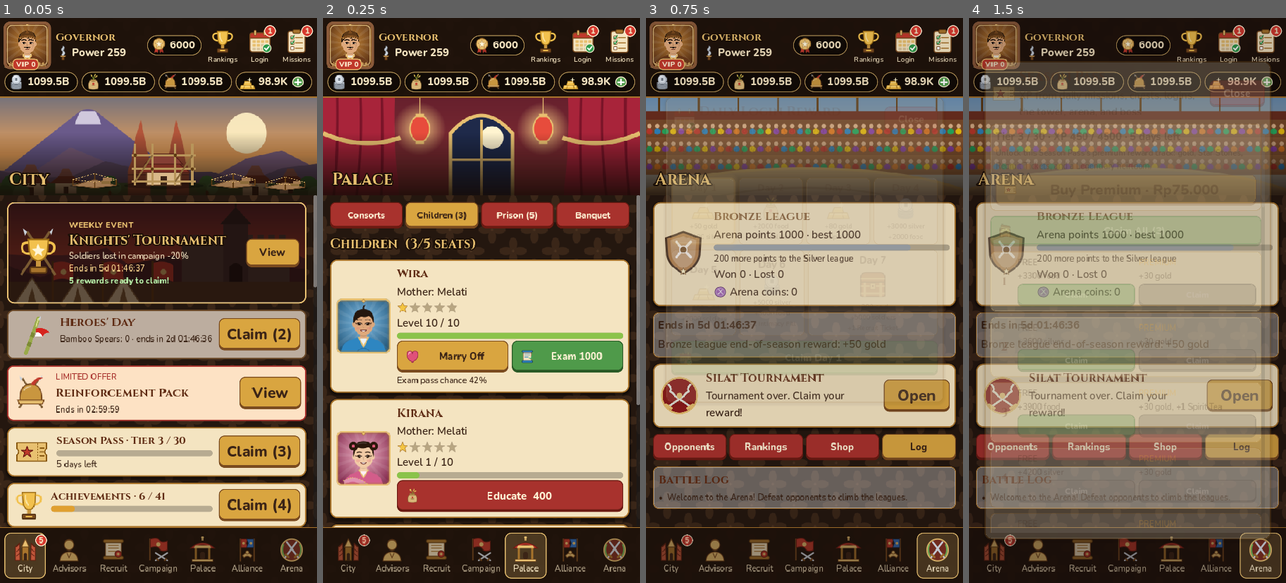
Above: before the commit, frames 1-4 (left to right).
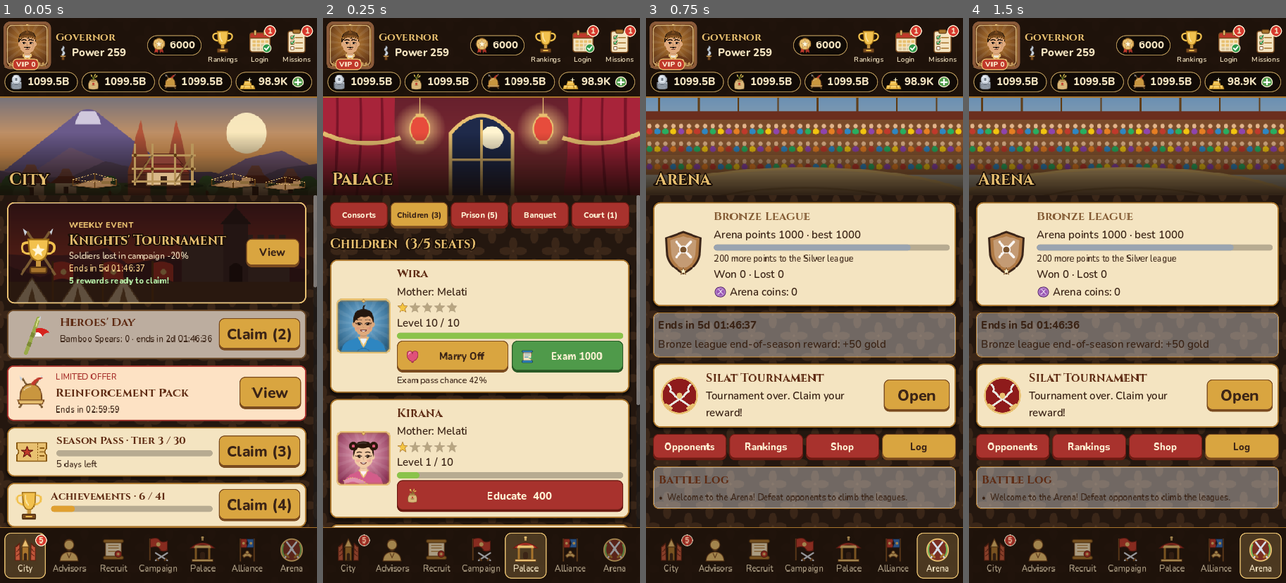
Above: after the commit, the same moments.

Repository: microaltech/tlg
Game: Godot game, scene res://tools/i18n_check.tscn
The game is run twice, just before and just after one commit, with the same random seed, the same clock (stepped at 60 frames per second) and the same inputs. This scene is started directly instead of the project's main scene.
Inputs (mouse positions are in pixels of both pictures, inside the frame that each line leads up to):
- Up to frame 1 (0.05 s): no input
- Up to frame 2 (0.25 s): no input
- Up to frame 3 (0.75 s): click (703, 464) at 0.5 s, where only the run after the commit has a clickable "Ready, let's go to war!"
- Up to frame 4 (1.5 s): click (997, 46) at 1.27 s

Frame 1 is identical in both runs. In frame 2, 1.5% of the frame differs, in the area x 6-93%, y 32-38%; in frame 3, 23%; in frame 4, 71%, in the area x 0-100%, y 1-100%.

Commit message:
Tambah Sidang Istana
Tiap hari tiga perkara rakyat muncul di tab Sidang di Istana. Tiap
keputusan memberi atau mengambil sumber daya dan prestise serta mengubah
kesetiaan rakyat, yang menaikkan atau menurunkan semua hasil urusan
hingga 10%.

Co-Authored-By: Claude Opus 5.5 <noreply@anthropic.com>
Claude-Session: https://claude.ai/code/session_015LtRdrVC8mEHi9d4fpU264

Diff:
--- /dev/null
+++ b/assets/icons/court.svg
@@ -0,0 +1 @@
+<svg xmlns="http://www.w3.org/2000/svg" width="144" height="144" viewBox="0 0 96 96"><defs></defs><circle cx="48" cy="48" r="42" fill="#f4e4c1" stroke="#a8742c" stroke-width="3"/><path d="M48 18 L48 76 M34 80 L62 80" stroke="#7a4b1f" stroke-width="5" stroke-linecap="round"/><path d="M20 30 L76 30" stroke="#a8742c" stroke-width="4" stroke-linecap="round"/><circle cx="48" cy="18" r="5" fill="#e8c070" stroke="#7a4b1f" stroke-width="2"/><path d="M20 30 L10 54 M20 30 L30 54 M76 30 L66 54 M76 30 L86 54" stroke="#7a4b1f" stroke-width="2"/><path d="M8 54 Q20 64 32 54 Z" fill="#e8c070" stroke="#7a4b1f" stroke-width="2"/><path d="M64 54 Q76 64 88 54 Z" fill="#e8c070" stroke="#7a4b1f" stroke-width="2"/></svg>
--- a/scripts/core/game_data.gd
+++ b/scripts/core/game_data.gd
@@ -1090,6 +1090,65 @@
 ]
 
 
+## Sidang Istana: tiap hari COURT_PER_DAY perkara dari rakyat. Tiap pilihan memberi
+## sumber daya ("yields": {jenis: kali hasil urusan}, boleh negatif), prestise, dan
+## perubahan kesetiaan rakyat (0–100, awal 50). Kesetiaan mengubah semua hasil urusan
+## sebesar (kesetiaan - 50) x COURT_LOYALTY_BONUS.
+const COURT_UNLOCK_STAGE := 5
+const COURT_PER_DAY := 3
+const COURT_LOYALTY_BONUS := 0.002
+const COURT_CASES := [
+	{"id": "sawah", "who": "Dua petani", "portrait": "bayu",
+		"text": "Tuan, kami berselisih soal batas sawah warisan. Mohon keadilan!", "options": [
+		{"text": "Bagi sawah sama rata", "loyalty": 4},
+		{"text": "Menangkan yang membayar upeti", "yields": {"silver": 2.0}, "loyalty": -5}]},
+	{"id": "timbangan", "who": "Warga pasar", "portrait": "sekar",
+		"text": "Seorang saudagar ketahuan mengurangi timbangan beras. Apa hukumannya?", "options": [
+		{"text": "Denda berat masuk kas", "yields": {"silver": 3.0}, "loyalty": 2},
+		{"text": "Usir dari pasar", "loyalty": 5, "prestige": 10}]},
+	{"id": "paceklik", "who": "Kepala desa", "portrait": "bayu",
+		"text": "Desa kami gagal panen. Rakyat kelaparan, Tuan.", "options": [
+		{"text": "Bagikan pangan lumbung", "yields": {"grain": -3.0}, "loyalty": 8},
+		{"text": "Pajak tetap ditagih", "yields": {"silver": 1.0}, "loyalty": -8}]},
+	{"id": "pencuri", "who": "Pengawal", "portrait": "arya",
+		"text": "Pencuri ayam tertangkap. Katanya ia mencuri karena lapar.", "options": [
+		{"text": "Ampuni dan beri pekerjaan", "yields": {"soldiers": 0.5}, "loyalty": 5},
+		{"text": "Hukum di depan umum", "prestige": 20, "loyalty": -3}]},
+	{"id": "janda", "who": "Janda prajurit", "portrait": "melati",
+		"text": "Suami saya gugur membela negeri. Saya tak sanggup membayar pajak tahun ini.", "options": [
+		{"text": "Bebaskan pajaknya", "yields": {"silver": -1.0}, "loyalty": 6},
+		{"text": "Pajak tetap berlaku", "yields": {"silver": 1.0}, "loyalty": -6}]},
+	{"id": "pemuda", "who": "Pemuda desa", "portrait": "lintang",
+		"text": "Kami ingin menjadi prajurit dan membela negeri, Tuan!", "options": [
+		{"text": "Terima semuanya", "yields": {"soldiers": 2.0, "grain": -1.0}},
+		{"text": "Suruh kembali bertani", "yields": {"grain": 2.0}, "loyalty": 1}]},
+	{"id": "dukun", "who": "Dukun hujan", "portrait": "resi",
+		"text": "Kemarau panjang! Hamba bisa memanggil hujan, asal ada sesajen yang pantas.", "options": [
+		{"text": "Bayar sesajen ritual", "yields": {"silver": -1.0, "grain": 3.0}},
+		{"text": "Gali saluran irigasi saja", "yields": {"silver": -2.0, "grain": 4.0}, "loyalty": 2}]},
+	{"id": "bangsawan", "who": "Rakyat jelata", "portrait": "danu",
+		"text": "Seorang bangsawan merampas tanah kami dengan paksa!", "options": [
+		{"text": "Kembalikan tanah rakyat", "loyalty": 8, "prestige": 5},
+		{"text": "Terima hadiah sang bangsawan", "yields": {"silver": 3.0}, "loyalty": -8}]},
+	{"id": "pesta", "who": "Tetua desa", "portrait": "resi",
+		"text": "Desa ingin mengadakan pesta panen. Bolehkah kas negeri membantu?", "options": [
+		{"text": "Danai pesta panen", "yields": {"silver": -1.0}, "loyalty": 6},
+		{"text": "Tolak dengan halus", "loyalty": -2}]},
+	{"id": "jembatan", "who": "Saudagar", "portrait": "wening",
+		"text": "Jembatan menuju pasar runtuh. Dagangan tak bisa lewat.", "options": [
+		{"text": "Perbaiki dengan kas negeri", "yields": {"silver": -2.0}, "loyalty": 5, "prestige": 10},
+		{"text": "Warga gotong royong sendiri", "loyalty": -2, "prestige": 5}]},
+	{"id": "telik", "who": "Telik sandi", "portrait": "gajah",
+		"text": "Seorang pendatang asing dicurigai sebagai mata-mata musuh.", "options": [
+		{"text": "Penjarakan dan interogasi", "prestige": 15, "loyalty": -1},
+		{"text": "Lepaskan dengan pengawasan", "loyalty": 3}]},
+	{"id": "rempah", "who": "Saudagar rempah", "portrait": "danu",
+		"text": "Hamba menawarkan kontrak rempah: perak untuk Tuan, pangan untuk kapal hamba.", "options": [
+		{"text": "Terima kontrak", "yields": {"silver": 2.5, "grain": -1.0}},
+		{"text": "Tolak, utamakan rakyat", "loyalty": 2, "prestige": 5}]},
+]
+
+
 ## Festival musiman bertema hari besar Indonesia. Tanggal tetap memakai "start"/"end"
 ## [bulan, tanggal] tiap tahun (boleh melewati tahun baru); hari raya yang mengikuti
 ## kalender Hijriah memakai "dates" per tahun: [[bln, tgl mulai], [bln, tgl akhir]].
--- a/scripts/core/game_model.gd
+++ b/scripts/core/game_model.gd
@@ -127,6 +127,8 @@
 var silat := {}
 ## Peta Nusantara: owned (id wilayah), collect_t (waktu upeti terakhir diambil).
 var territory := {}
+## Sidang Istana: {day, cases: [id], done: {id: indeks pilihan}, loyalty}.
+var court := {}
 var rng := RandomNumberGenerator.new()
 
 
@@ -139,6 +141,7 @@
 	horses = {}
 	silat = {}
 	territory = {"owned": ["mataram"], "collect_t": now}
+	court = {"day": -1, "cases": [], "done": {}, "loyalty": 50}
 	buildings = {"levels": {"istana": 1, "pasar": 0, "lumbung": 0, "barak": 0}, "job": {}}
 	cosmetics = {"owned": ["frame_kayu", "costume_lord"], "frame": "frame_kayu", "costume": "costume_lord"}
 	equipment = []
@@ -505,7 +508,7 @@
 		* (1.0 + event_bonus("yield_" + kind) + alliance_bonus() + vip_perk("yield"))
 		* (1.0 + skill_bonus("yield_" + kind) + skill_bonus("yield_all") + officials_bonus() + honor_bonus()
 			+ building_bonus("yield_" + kind) + building_bonus("yield_all")
-			+ story_bonus("yield_" + kind) + story_bonus("yield_all")))
+			+ story_bonus("yield_" + kind) + story_bonus("yield_all") + loyalty_bonus()))
 
 
 func do_affair(kind: String, now: float) -> Dictionary:
@@ -3460,6 +3463,89 @@
 	return _ok("%s kini menunggangi %s." % [Data.counselor_def(counselor_id)["name"], Data.HORSES[id]["name"]])
 
 
+# --- Sidang Istana -----------------------------------------------------------------
+
+func court_unlocked() -> bool:
+	return stage >= Data.COURT_UNLOCK_STAGE
+
+
+func loyalty_bonus() -> float:
+	return (int(court.get("loyalty", 50)) - 50) * Data.COURT_LOYALTY_BONUS
+
+
+func court_case_def(id: String) -> Dictionary:
+	for c in Data.COURT_CASES:
+		if c["id"] == id:
+			return c
+	return {}
+
+
+## Perkara hari ini dipilih dari tanggal, jadi stabil walau game dibuka ulang.
+func ensure_court(now: float) -> void:
+	var day := day_index(now)
+	if int(court.get("day", -1)) == day:
+		return
+	var r := _seeded(["court", day])
+	var pool: Array = Data.COURT_CASES.map(func(c): return c["id"])
+	for i in range(pool.size() - 1, 0, -1):
+		var j := r.randi_range(0, i)
+		var tmp = pool[i]
+		pool[i] = pool[j]
+		pool[j] = tmp
+	court["day"] = day
+	court["cases"] = pool.slice(0, Data.COURT_PER_DAY)
+	court["done"] = {}
+
+
+func court_pending(now: float) -> int:
+	if not court_unlocked():
+		return 0
+	ensure_court(now)
+	return court["cases"].size() - court["done"].size()
+
+
+## Sumber daya nyata sebuah pilihan saat ini (negatif dibatasi stok yang ada).
+func court_option_yields(option: Dictionary) -> Dictionary:
+	var out := {}
+	for k in option.get("yields", {}):
+		var amount := int(affair_yield(k) * float(option["yields"][k]))
+		out[k] = maxi(amount, -int(get(k)))
+	return out
+
+
+func judge_case(id: String, option_index: int, now: float) -> Dictionary:
+	if not court_unlocked():
+		return _fail("Menangkan Tahap %d untuk membuka Sidang Istana." % Data.COURT_UNLOCK_STAGE)
+	ensure_court(now)
+	if not court["cases"].has(id):
+		return _fail("Perkara ini tidak ada dalam sidang hari ini.")
+	if court["done"].has(id):
+		return _fail("Perkara ini sudah diputuskan.")
+	var c := court_case_def(id)
+	if option_index < 0 or option_index >= c["options"].size():
+		return _fail("Pilihan tidak dikenal.")
+	var o: Dictionary = c["options"][option_index]
+	var parts := []
+	var ys := court_option_yields(o)
+	for k in ys:
+		set(k, int(get(k)) + int(ys[k]))
+		if ys[k] != 0:
+			parts.append("%+d %s" % [ys[k], Data.REWARD_NAMES[k]])
+	var pr := int(o.get("prestige", 0))
+	if pr != 0:
+		prestige += pr
+		parts.append("%+d prestise" % pr)
+	var loy := int(o.get("loyalty", 0))
+	if loy != 0:
+		court["loyalty"] = clampi(int(court["loyalty"]) + loy, 0, 100)
+		parts.append("kesetiaan %+d" % loy)
+	court["done"][id] = option_index
+	_track("court")
+	changed.emit()
+	# Kalimat keputusan dan daftar akibat dipisah agar masing-masing diterjemahkan.
+	return _ok("Keputusan: %s." % o["text"] + (" " + ", ".join(parts) if not parts.is_empty() else ""))
+
+
 # --- Peta Nusantara -----------------------------------------------------------------
 
 func region_def(id: String) -> Dictionary:
@@ -4332,6 +4418,7 @@
 		"horses": horses,
 		"silat": silat,
 		"territory": territory,
+		"court": court,
 		"cosmetics": cosmetics,
 	}
 
@@ -4385,6 +4472,16 @@
 			r["equip"] = str(src_r["equip"])
 		expeditions.append({"dest": str(e["dest"]), "counselor": str(e["counselor"]),
 			"end_t": float(e.get("end_t", now)), "reward": r})
+	var src_court: Dictionary = d.get("court", {})
+	if not src_court.is_empty():
+		court = {"day": int(src_court.get("day", -1)), "cases": [], "done": {},
+			"loyalty": clampi(int(src_court.get("loyalty", 50)), 0, 100)}
+		for id in src_court.get("cases", []):
+			if not court_case_def(str(id)).is_empty():
+				court["cases"].append(str(id))
+		for id in src_court.get("done", {}):
+			if court["cases"].has(str(id)):
+				court["done"][str(id)] = int(src_court["done"][id])
 	var src_terr: Dictionary = d.get("territory", {})
 	if not src_terr.is_empty():
 		territory = {"owned": [], "collect_t": float(src_terr.get("collect_t", now))}
--- a/scripts/ui/main.gd
+++ b/scripts/ui/main.gd
@@ -5429,9 +5429,12 @@
 	_clear(box)
 	var now: float = Game.now()
 	_segment_tabs(box, [["selir", "Selir"], ["anak", "Anak (%d)" % model.children.size()],
-		["penjara", "Penjara (%d)" % model.prison["prisoners"].size()], ["perjamuan", "Perjamuan"]],
-		_palace_tab, func(key): _palace_tab = key, 20)
+		["penjara", "Penjara (%d)" % model.prison["prisoners"].size()], ["perjamuan", "Perjamuan"],
+		["sidang", "Sidang (%d)" % model.court_pending(now) if model.court_pending(now) > 0 else "Sidang"]],
+		_palace_tab, func(key): _palace_tab = key, 18)
 	match _palace_tab:
+		"sidang":
+			_build_court(box, now)
 		"anak":
 			_build_children(box, now)
 		"penjara":
@@ -5440,6 +5443,57 @@
 			_build_banquet(box, now)
 		_:
 			_build_consorts(box)
+
+
+## Sidang Istana: kesetiaan rakyat dan perkara hari ini.
+func _build_court(box: VBoxContainer, now: float) -> void:
+	var head := _card(box)
+	head.add_child(_tex(Art.icon("court"), 92))
+	var hcol := _col(head)
+	_label(hcol, "Sidang Istana", "CardTitle")
+	if not model.court_unlocked():
+		_label(hcol, "Terbuka setelah menang Tahap %d." % Data.COURT_UNLOCK_STAGE, "CardLabel")
+		return
+	model.ensure_court(now)
+	var loyalty: int = model.court["loyalty"]
+	_label(hcol, "Kesetiaan rakyat %d / 100" % loyalty, "CardLabel")
+	_bar(hcol, loyalty, 100, UI.GREEN if loyalty >= 50 else UI.RED)
+	_label(hcol, "Semua hasil urusan %+d%%" % roundi(model.loyalty_bonus() * 100), "SmallLabel") \
+		.add_theme_color_override("font_color", UI.GREEN.darkened(0.3) if loyalty >= 50 else UI.RED)
+	_label(box, "Perkara baru datang setiap hari. Keputusan yang adil menaikkan kesetiaan rakyat; "
+		+ "keputusan yang menguntungkan kas kadang membuat rakyat kecewa.", "SmallLabel")
+	for id in model.court["cases"]:
+		var c: Dictionary = model.court_case_def(id)
+		var card := _card(box)
+		var left := VBoxContainer.new()
+		card.add_child(left)
+		left.add_child(_tex(Art.portrait(c["portrait"]), 96))
+		var col := _col(card)
+		_label(col, c["who"], "CardTitle").add_theme_font_size_override("font_size", 24)
+		_label(col, "\"%s\"" % tr(c["text"]), "CardLabel")
+		var done: int = model.court["done"].get(id, -1)
+		for i in c["options"].size():
+			var o: Dictionary = c["options"][i]
+			var effects := []
+			var ys: Dictionary = model.court_option_yields(o)
+			for k in ys:
+				if ys[k] != 0:
+					effects.append("%+d %s" % [ys[k], Data.REWARD_NAMES[k]])
+			if int(o.get("prestige", 0)) != 0:
+				effects.append("%+d prestise" % o["prestige"])
+			if int(o.get("loyalty", 0)) != 0:
+				effects.append("kesetiaan %+d" % o["loyalty"])
+			var cid: String = id
+			var idx: int = i
+			var label: String = o["text"] + ("\n" + ", ".join(effects) if not effects.is_empty() else "")
+			var b := _button(col, label, func(): return model.judge_case(cid, idx, Game.now()), done < 0,
+				"", "GoldButton" if done < 0 else ("GreenButton" if done == i else ""), false, "promote")
+			b.autowrap_mode = TextServer.AUTOWRAP_WORD_SMART
+			b.custom_minimum_size.y = 84
+			b.add_theme_font_size_override("font_size", 20)
+		if done >= 0:
+			_label(col, "Sudah diputuskan: %s." % tr(c["options"][done]["text"]), "SmallLabel") \
+				.add_theme_color_override("font_color", UI.GREEN.darkened(0.3))
 
 
 func _build_consorts(box: VBoxContainer) -> void:
--- a/tests/run_tests.gd
+++ b/tests/run_tests.gd
@@ -27,7 +27,7 @@
 		"test_lb_rank", "test_lb_top", "test_lb_alliances_reward", "test_items_use", "test_items_sources",
 		"test_skills", "test_bonds", "test_prison", "test_exam_officials", "test_banquet",
 		"test_story", "test_away_report", "test_lord_name", "test_notification_plan", "test_soldiers_eat_grain", "test_pattern_translation", "test_do_all", "test_rateup", "test_equipment", "test_tower", "test_honor", "test_ads", "test_pass", "test_offers", "test_achievements", "test_save_code",
-		"test_formation", "test_battle_plan", "test_festival_calendar", "test_festival_flow", "test_cosmetics", "test_buildings", "test_expeditions", "test_horses", "test_story_choices", "test_duel_plan", "test_silat", "test_territory",
+		"test_formation", "test_battle_plan", "test_festival_calendar", "test_festival_flow", "test_cosmetics", "test_buildings", "test_expeditions", "test_horses", "test_story_choices", "test_duel_plan", "test_silat", "test_territory", "test_court",
 	]:
 		call(t)
 	print("%d cek, %d gagal" % [_count, _failures])
@@ -2136,3 +2136,43 @@
 	check(m2.territory["owned"] == ["mataram", "bali"], "wilayah rusak dibersihkan, ibu kota tetap")
 	for reg in Data.REGIONS:
 		check(reg["kind"] in ["silver", "grain", "soldiers"], "jenis upeti %s valid" % reg["id"])
+
+
+func test_court() -> void:
+	var m := fresh()
+	var t := 1000.0
+	check(m.court_pending(t) == 0 and not m.judge_case("sawah", 0, t)["ok"], "sidang terkunci di awal")
+	m.stage = Data.COURT_UNLOCK_STAGE
+	check(m.court_pending(t) == Data.COURT_PER_DAY, "3 perkara hari ini")
+	var cases: Array = m.court["cases"].duplicate()
+	m.ensure_court(t + 60.0)
+	check(m.court["cases"] == cases, "perkara stabil dalam sehari")
+	var id: String = cases[0]
+	var c := m.court_case_def(id)
+	check(not m.judge_case("tidak_ada", 0, t)["ok"] and not m.judge_case(id, 5, t)["ok"], "perkara/pilihan tak dikenal")
+	var loyalty: int = m.court["loyalty"]
+	var o: Dictionary = c["options"][0]
+	var ys := m.court_option_yields(o)
+	var before := {}
+	for k in ys:
+		before[k] = int(m.get(k))
+	check(m.judge_case(id, 0, t)["ok"] and not m.judge_case(id, 1, t)["ok"], "putuskan sekali")
+	check(m.court["loyalty"] == clampi(loyalty + int(o.get("loyalty", 0)), 0, 100), "kesetiaan berubah")
+	for k in ys:
+		check(int(m.get(k)) == before[k] + ys[k], "akibat %s" % k)
+	check(m.court_pending(t) == Data.COURT_PER_DAY - 1, "sisa perkara")
+	m.court["loyalty"] = 100
+	var high := m.affair_yield("silver")
+	m.court["loyalty"] = 0
+	check(m.affair_yield("silver") < high and is_equal_approx(m.loyalty_bonus(), -0.1), "kesetiaan memengaruhi hasil urusan")
+	m.silver = 0
+	var neg := m.court_option_yields({"yields": {"silver": -5.0}})
+	check(neg["silver"] == 0, "biaya tidak membuat sumber daya minus")
+	var m2 := Model.new()
+	m2.from_dict(JSON.parse_string(JSON.stringify(m.to_dict())), t)
+	check(var_to_str(m2.court) == var_to_str(m.court), "simpan/muat sidang")
+	m.ensure_court(t + 86400.0)
+	check(m.court["done"].is_empty() and m.court_pending(t + 86400.0) == Data.COURT_PER_DAY, "perkara baru besok")
+	for cc in Data.COURT_CASES:
+		check(cc["options"].size() == 2 and ResourceLoader.exists("res://assets/portraits/%s.svg" % cc["portrait"]),
+			"perkara %s punya 2 pilihan dan potret" % cc["id"])
--- a/tools/i18n_check.gd
+++ b/tools/i18n_check.gd
@@ -142,6 +142,9 @@
 	m.start_build("istana", now)
 	m.buy_cosmetic("costume_batik")
 	m.story["choices"] = {"begal": "ampuni"}
+	m.ensure_court(now)
+	m.judge_case(m.court["cases"][0], 0, now)
+	m.judge_case(m.court["cases"][1], 1, now)
 	m.silat_join("arya", now)
 	m.silat_fight(now)
 	m.sync(now)
@@ -164,7 +167,7 @@
 func _walk_ui() -> void:
 	await _close_modals()
 	var subtabs := {
-		"palace": ["_palace_tab", ["selir", "anak", "penjara", "perjamuan"]],
+		"palace": ["_palace_tab", ["selir", "anak", "penjara", "perjamuan", "sidang"]],
 		"alliance": ["_alliance_tab", ["markas", "bos", "perang", "chat", "toko", "anggota"]],
 		"arena": ["_arena_tab", ["lawan", "peringkat", "toko", "catatan"]],
 	}
--- a/tools/sim_economy.gd
+++ b/tools/sim_economy.gd
@@ -163,6 +163,16 @@
 				if r_i < riders.size():
 					m.assign_horse(id, riders[r_i])
 
+	# Sidang: pilih yang menaikkan kesetiaan bila kesetiaan < 80, selain itu yang paling menguntungkan perak.
+	if m.court_unlocked():
+		m.ensure_court(now)
+		for id in m.court["cases"]:
+			var c: Dictionary = m.court_case_def(id)
+			var pick := 0
+			if int(c["options"][1].get("loyalty", 0)) > int(c["options"][0].get("loyalty", 0)) == (int(m.court["loyalty"]) < 80):
+				pick = 1
+			m.judge_case(id, pick, now)
+
 	# Peta: ambil upeti, serang wilayah berikutnya bila peluang >= 60% dan prajurit cukup (sisakan cadangan).
 	m.collect_tribute(now)
 	var nr := m.next_region()
Not shown, added: assets/icons/court.svg.import
Not shown, changed: translations/en.tsv
Not shown, changed: README.md
Not shown, changed: tools/gen_art.py
